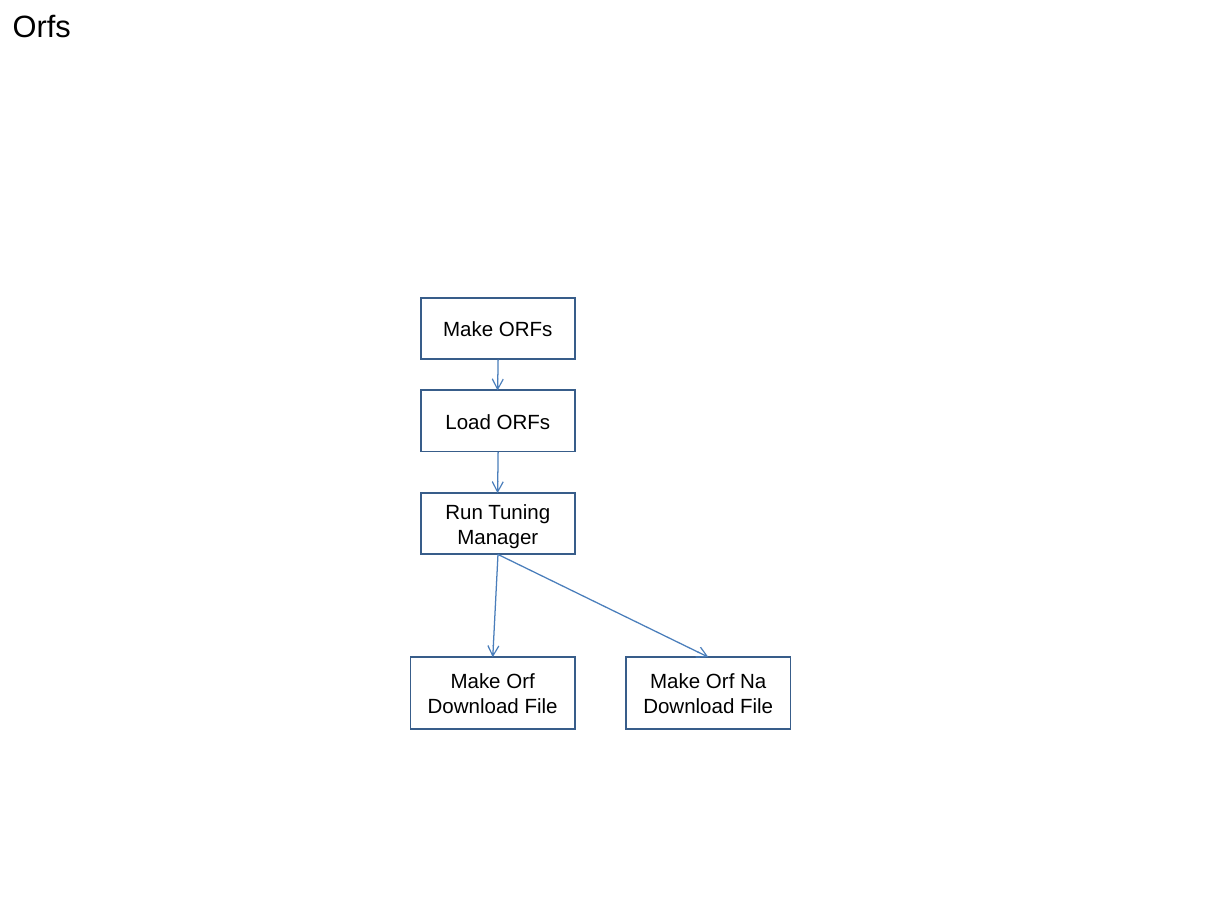
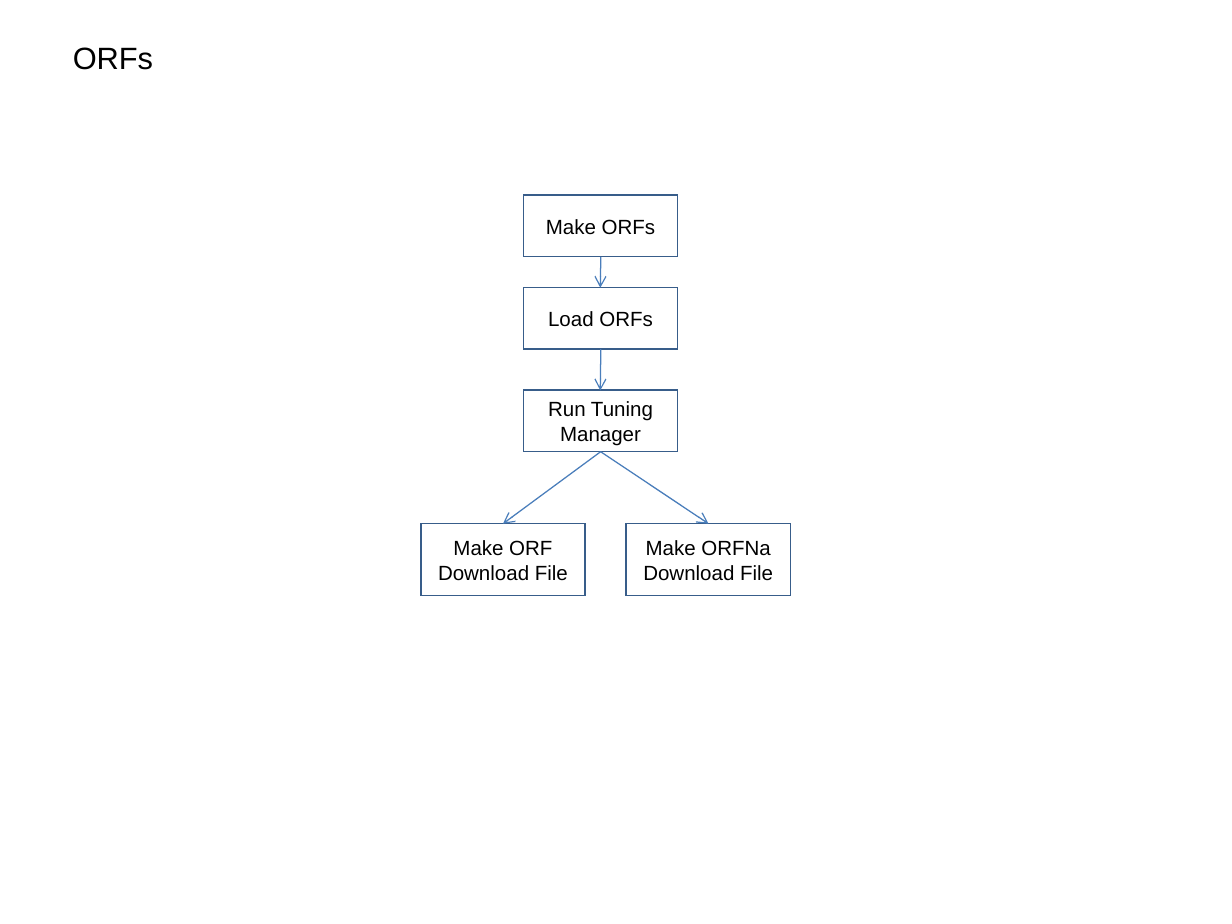
Before and after one commit to VEuPathDB/ApiCommonData, a slide deck: slide 8 of Load/doc/workflow/AnalysisWorkflow_wei.ppt (slide 5 before the commit). Drawn at 1232x924 pixels with LibreOffice and Linux fonts; fonts in the diff are those of the drawing. Boxes give left, top, right and bottom in pixels: in the first picture for what was removed or moved away, otherwise in the second. Text is boxed around its words. In the diff, an @@ line names an element or a change of style, - is before the commit and + after.

```diff
--- a/Load/doc/workflow/AnalysisWorkflow_wei.ppt
+++ b/Load/doc/workflow/AnalysisWorkflow_wei.ppt
@@ text at [73, 47, 153, 70]: text changed @@
-Orfs
+ORFs
@@ rectangle "Make ORFs": place and size @@
-rectangle "Make ORFs" at [421, 298, 575, 360]
+rectangle "Make ORFs" at [524, 195, 678, 256]
@@ arrow added from (601, 256) to (600, 288), #4A7EBB 0.74 pt @@
@@ rectangle "Load ORFs": place and size @@
-rectangle "Load ORFs" at [421, 391, 575, 452]
+rectangle "Load ORFs" at [524, 287, 678, 349]
@@ arrow moved from (498, 360) - (498, 391) to (601, 349) - (600, 391) @@
@@ rectangle "Run Tuning Manager": place and size @@
-rectangle "Run Tuning Manager" at [421, 493, 575, 554]
+rectangle "Run Tuning Manager" at [524, 391, 678, 452]
@@ arrow moved from (498, 452) - (498, 493) to (601, 452) - (503, 524) @@
@@ arrow moved from (498, 554) - (708, 657) to (601, 452) - (708, 524) @@
@@ rectangle "Make ORF Download File": place and size @@
-rectangle "Make ORF Download File" at [410, 657, 574, 728]
+rectangle "Make ORF Download File" at [421, 524, 585, 595]
@@ rectangle "Make ORFNa Download File": place and size @@
-rectangle "Make ORFNa Download File" at [626, 657, 790, 728]
+rectangle "Make ORFNa Download File" at [626, 524, 790, 595]
@@ text in rectangle at [438, 540, 568, 581]: text changed @@
-Make Orf Download File
+Make ORF Download File
@@ arrow removed from (498, 554) to (493, 657) @@
@@ text in rectangle at [643, 540, 773, 581]: text changed @@
-Make Orf Na Download File
+Make ORFNa Download File
```
Also in this commit, not shown: 18 other slides changed.
